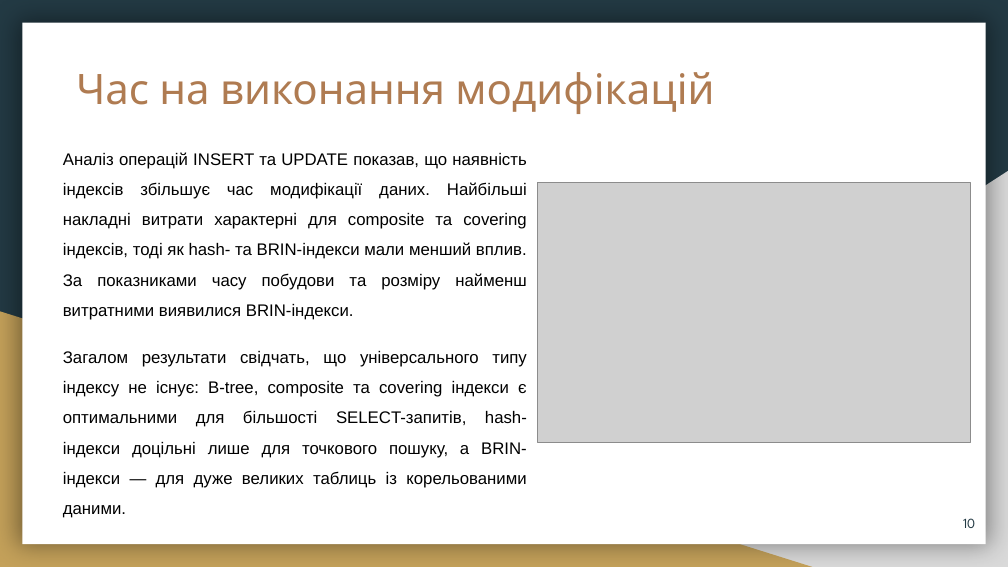
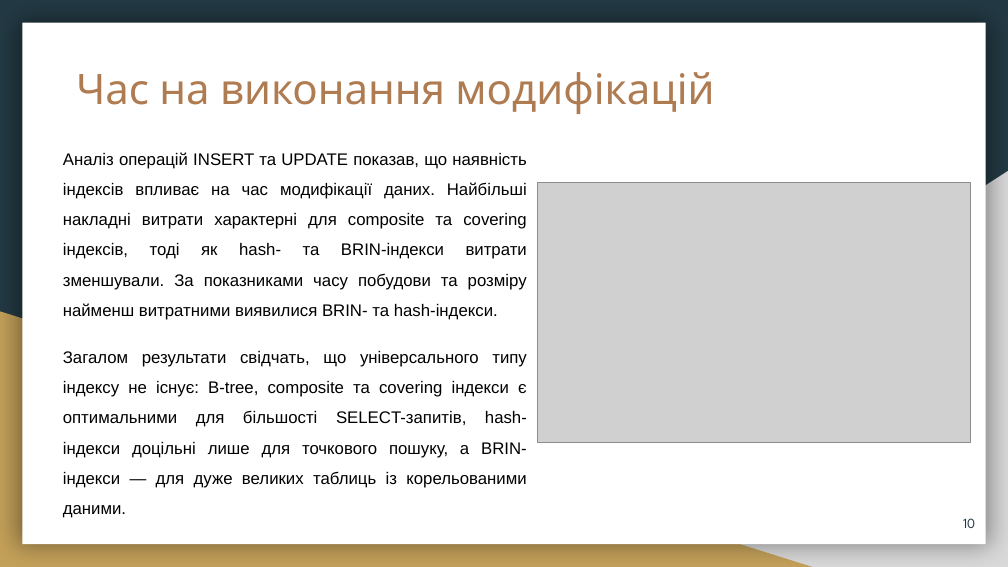
Before and after one commit to yurii-zakharov-cpe/2026_-_-_--24-1_-_-_-, a slide deck: slide 10 of 2026_М_ПІ_ІПЗздм-24-1_Захаров_Ю_Ю.pptx. Drawn at 1008x567 pixels with LibreOffice and Linux fonts; fonts in the diff are those of the drawing; grey boxes stand for pictures. Boxes give left, top, right and bottom in pixels: in the first picture for what was removed or moved away, otherwise in the second. Text is boxed around its words. In the diff, an @@ line names an element or a change of style, - is before the commit and + after.

```diff
--- a/2026_М_ПІ_ІПЗздм-24-1_Захаров_Ю_Ю.pptx
+++ b/2026_М_ПІ_ІПЗздм-24-1_Захаров_Ю_Ю.pptx
@@ text at (63, 152, 527, 320): text changed @@
-Аналіз операцій INSERT та UPDATE показав, що наявність індексів збільшує час модифікації даних. Найбільші накладні витрати характерні для composite та covering індексів, тоді як hash- та BRIN-індекси мали менший вплив. За показниками часу побудови та розміру найменш витратними виявилися BRIN-індекси.
+Аналіз операцій INSERT та UPDATE показав, що наявність індексів впливає на час модифікації даних. Найбільші накладні витрати характерні для composite та covering індексів, тоді як hash- та BRIN-індекси витрати зменшували. За показниками часу побудови та розміру найменш витратними виявилися BRIN- та hash-індекси.
```
Also in this commit, not shown: 3 other slides changed, 1 slide added.
